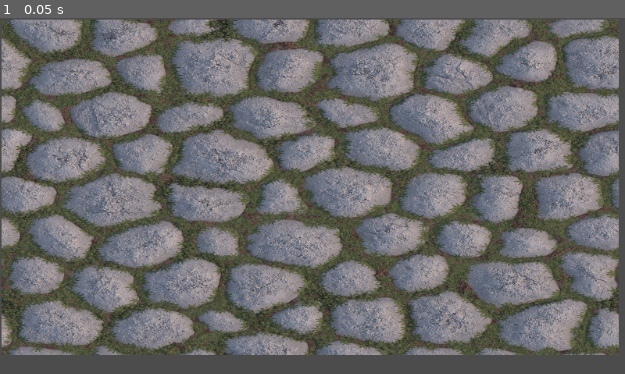
Above: before the commit, frame 1.
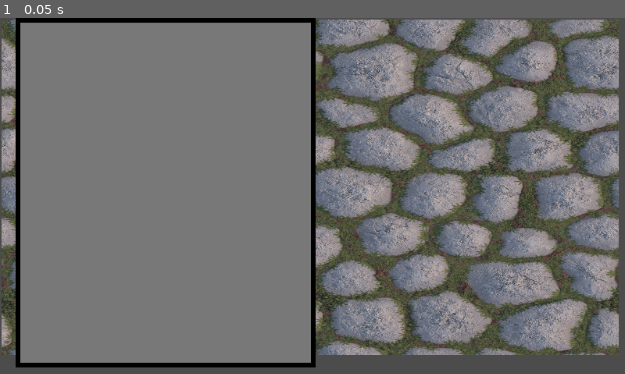
Above: after the commit, the same moment.

Repository: devon-rodriguez-davies/devon-rodriguez-davies.github.io
Game: Godot game, scene res://Main.tscn
The game is run twice, just before and just after one commit, with the same random seed, the same clock (stepped at 60 frames per second) and the same inputs.
Inputs:
- Up to frame 1 (0.05 s): no input

The runs differ from the first frame. In frame 1, 31% of the frame differs, in the area x 2-51%, y 0-99%.

Commit message:
Adding a really basic tile set

Diff:
--- a/src/Main.tscn
+++ b/src/Main.tscn
@@ -1,12 +1,49 @@
-[gd_scene load_steps=2 format=2]
+[gd_scene load_steps=4 format=2]
 
 [ext_resource path="res://BaseImages/MapBackgrounds/cobblestone.png" type="Texture" id=1]
+[ext_resource path="res://BaseImages/TileBackgrounds/ReallyBasicTileSet.png" type="Texture" id=2]
+
+[sub_resource type="TileSet" id=1]
+0/name = "ReallyBasicTileSet.png 0"
+0/texture = ExtResource( 2 )
+0/tex_offset = Vector2( 0, 0 )
+0/modulate = Color( 1, 1, 1, 1 )
+0/region = Rect2( 0, 0, 128, 128 )
+0/tile_mode = 2
+0/autotile/icon_coordinate = Vector2( 0, 0 )
+0/autotile/tile_size = Vector2( 32, 32 )
+0/autotile/spacing = 0
+0/autotile/occluder_map = [  ]
+0/autotile/navpoly_map = [  ]
+0/autotile/priority_map = [  ]
+0/autotile/z_index_map = [  ]
+0/occluder_offset = Vector2( 0, 0 )
+0/navigation_offset = Vector2( 0, 0 )
+0/shape_offset = Vector2( 0, 0 )
+0/shape_transform = Transform2D( 1, 0, 0, 1, 0, 0 )
+0/shape_one_way = false
+0/shape_one_way_margin = 0.0
+0/shapes = [  ]
+0/z_index = 0
 
 [node name="Main" type="Node2D"]
 
 [node name="Map" type="Node2D" parent="."]
 
 [node name="Tiles" type="Node2D" parent="Map"]
+position = Vector2( 20, 0 )
+z_index = 1
+
+[node name="TileMap" type="TileMap" parent="Map/Tiles"]
+scale = Vector2( 2, 2 )
+tile_set = SubResource( 1 )
+cell_size = Vector2( 32, 32 )
+cell_quadrant_size = 64
+format = 1
+tile_data = PoolIntArray( 0, 0, 65537, 1, 0, 131075, 2, 0, 131075, 3, 0, 131075, 4, 0, 131075, 5, 0, 65539, 65536, 0, 196608, 65537, 0, 196611, 65538, 0, 196611, 65539, 0, 196611, 65540, 0, 196611, 65541, 0, 196610, 131072, 0, 196608, 131073, 0, 196611, 131074, 0, 196611, 131075, 0, 196611, 131076, 0, 196611, 131077, 0, 196610, 196608, 0, 196608, 196609, 0, 196611, 196610, 0, 196611, 196611, 0, 196611, 196612, 0, 196611, 196613, 0, 196610, 262144, 0, 196608, 262145, 0, 196611, 262146, 0, 196611, 262147, 0, 196611, 262148, 0, 196611, 262149, 0, 196610, 327680, 0, 196608, 327681, 0, 196611, 327682, 0, 196611, 327683, 0, 196611, 327684, 0, 196611, 327685, 0, 196610, 393216, 0, 131072, 393217, 0, 196609, 393218, 0, 196609, 393219, 0, 196609, 393220, 0, 196609, 393221, 0, 65538 )
+__meta__ = {
+"_edit_lock_": true
+}
 
 [node name="cobblestone" type="Sprite" parent="Map"]
 position = Vector2( 397, 217 )
--- a/src/project.godot
+++ b/src/project.godot
@@ -21,6 +21,7 @@
 [rendering]
 
 quality/driver/driver_name="GLES2"
+2d/snapping/use_gpu_pixel_snap=true
 vram_compression/import_etc=true
 vram_compression/import_etc2=false
 environment/default_environment="res://default_env.tres"
Binary file added: src/BaseImages/TileBackgrounds/BasicTile.bmp
Not shown, added: src/BaseImages/TileBackgrounds/BasicTile.bmp.import
Binary file added: src/BaseImages/TileBackgrounds/ReallyBasicTileSet.png
Not shown, added: src/BaseImages/TileBackgrounds/ReallyBasicTileSet.png.import
Not shown, added: src/RogueLike.png.import
Not shown, added: src/favicon.png.import
